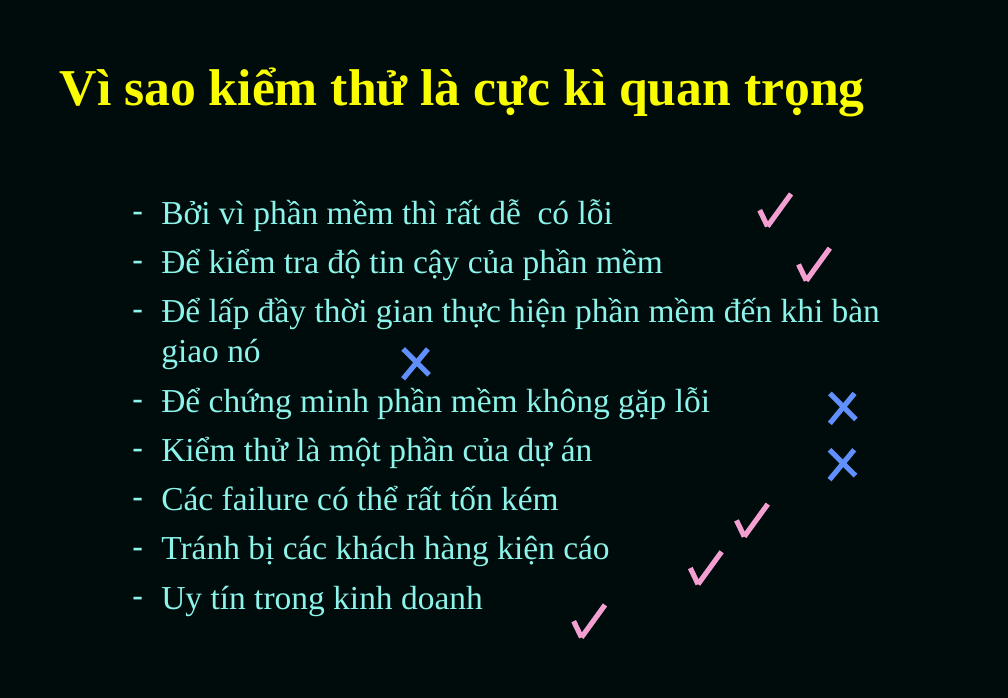
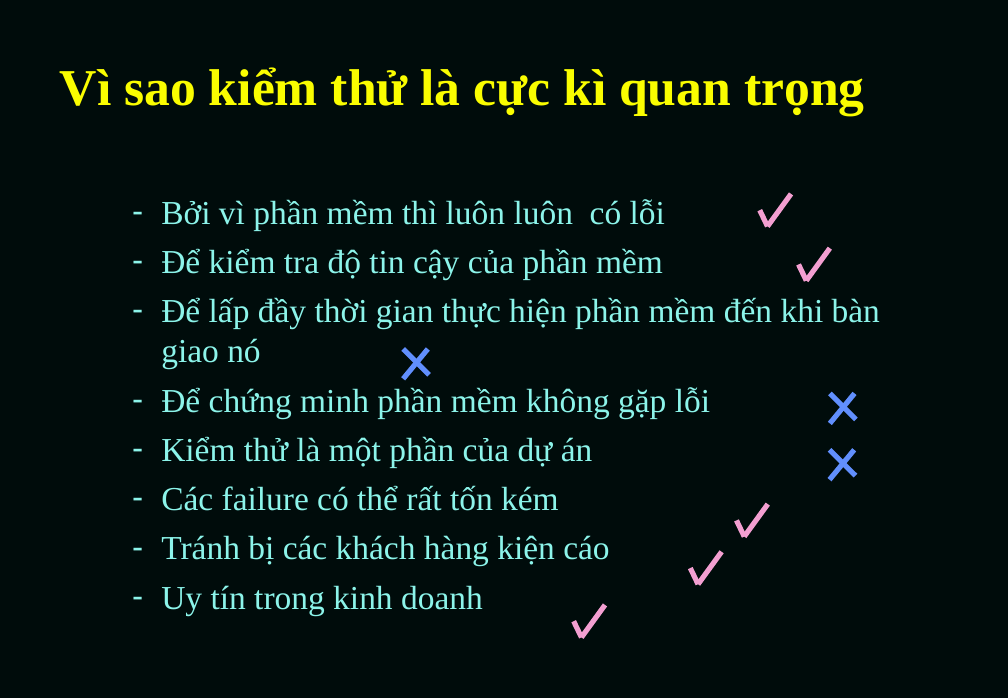
Before and after one commit to TesterRepo/kiemthu_Group1, a slide deck: slide 10 of ISTQBCH1-nhóm 1.ppt. Drawn at 1008x698 pixels with LibreOffice and Linux fonts; fonts in the diff are those of the drawing. Boxes give left, top, right and bottom in pixels: in the first picture for what was removed or moved away, otherwise in the second. Text is boxed around its words. In the diff, an @@ line names an element or a change of style, - is before the commit and + after.

```diff
--- a/ISTQBCH1-nhóm 1.ppt
+++ b/ISTQBCH1-nhóm 1.ppt
@@ text at [161,199,665,230]: text changed @@
-  – Bởi vì phần mềm thì rất dễ có lỗi
+  – Bởi vì phần mềm thì luôn luôn có lỗi
```
Also in this commit, not shown: 24 other slides changed.
